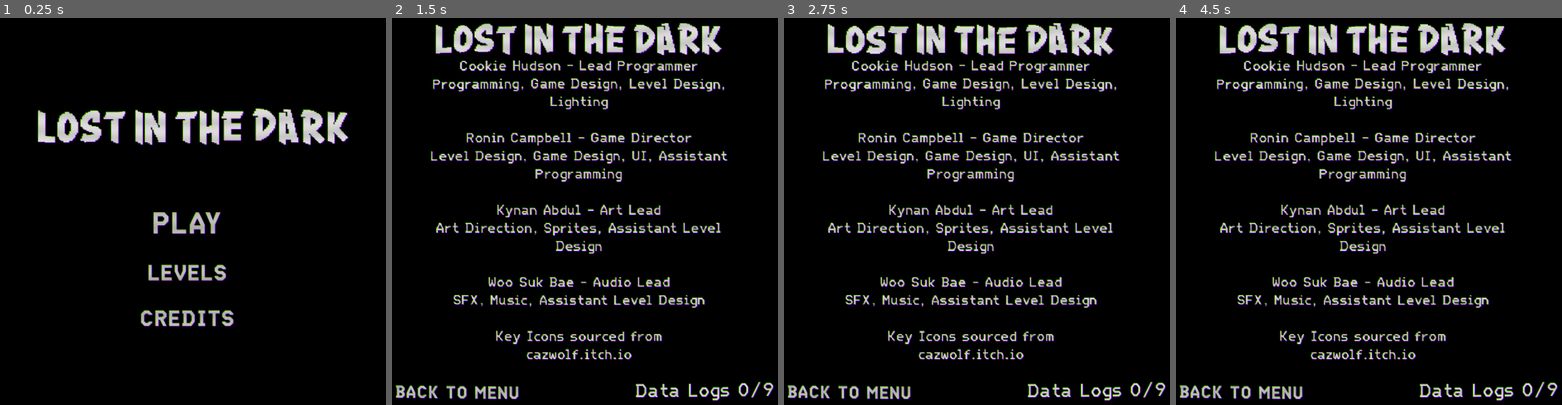
Above: before the commit, frames 1-4 (left to right).
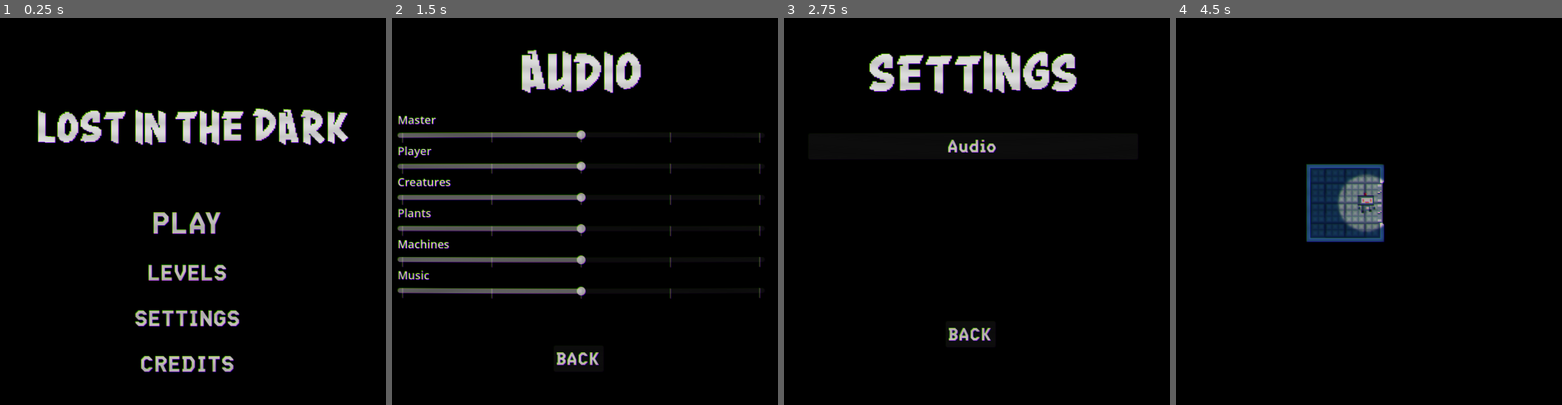
Above: after the commit, the same moments.

Repository: CookieCherith0969/GDM-Assignment-4
Game: Godot game, scene res://Scenes/Levels/StartMenu.tscn
Same seed, same stepped clock (60 frames per second), same inputs: the game is played once before the commit and once after it.
Inputs (mouse positions are in pixels of both pictures, inside the frame that each line leads up to):
- Up to frame 1 (0.25 s): no input
- Up to frame 2 (1.5 s): click (581, 319) at 0.5 s, where only the run after the commit has a clickable "SETTINGS"; click (581, 145) at 1.25 s, where only the run after the commit has a clickable "Audio"
- Up to frame 3 (2.75 s): click (969, 358) at 2 s, where only the run after the commit has a clickable "BACK"
- Up to frame 4 (4.5 s): click (1361, 335) at 2.75 s, where only the run after the commit has a clickable "BACK"; click (1365, 223) at 3.5 s, where only the run after the commit has a clickable "PLAY"; move the mouse to (1453, 184) at 4.27 s; hold D (Right) from 4.28 s (still down); hold E (Interact) from 4.28 s (still down)

The runs differ from the first frame. In frame 1, 1.6% of the frame differs, in the area x 34-63%, y 75-92%; in frame 2, 21%, in the area x 0-99%, y 1-100%; in frame 3, 17%; in frame 4, 17%.
Error after the commit: Invalid assignment of property or key 'value' with value of type 'float' on a base object of type 'null instance'. (res://Scripts/Audio.gd:18)

Commit message:
Audio Settings!!

Diff:
--- /dev/null
+++ b/Scenes/Levels/Audio.tscn
@@ -0,0 +1,128 @@
+[gd_scene load_steps=6 format=3 uid="uid://cacvlxuhh0wph"]
+
+[ext_resource type="Script" path="res://Scripts/Audio.gd" id="1_tsm72"]
+[ext_resource type="PackedScene" uid="uid://cptggopdncbwu" path="res://Scenes/crtOverlay.tscn" id="2_38c0f"]
+[ext_resource type="Material" uid="uid://bmer6jms7s2ag" path="res://Resources/TextBobbing.tres" id="3_rf53a"]
+[ext_resource type="FontFile" uid="uid://btve8ngv4mvnd" path="res://Art/Fonts/Crang.ttf" id="4_2778c"]
+[ext_resource type="FontFile" uid="uid://ceyy4deiq2wlb" path="res://Art/Fonts/' Mono Bold.ttf" id="5_4bua6"]
+
+[node name="Audio" type="Control"]
+layout_mode = 3
+anchors_preset = 15
+anchor_right = 1.0
+anchor_bottom = 1.0
+grow_horizontal = 2
+grow_vertical = 2
+script = ExtResource("1_tsm72")
+
+[node name="CanvasLayer" parent="." instance=ExtResource("2_38c0f")]
+
+[node name="Label" type="Label" parent="."]
+material = ExtResource("3_rf53a")
+layout_mode = 2
+offset_left = 80.0
+offset_top = 88.0
+offset_right = 573.0
+offset_bottom = 160.0
+size_flags_horizontal = 4
+theme_override_fonts/font = ExtResource("4_2778c")
+theme_override_font_sizes/font_size = 58
+text = "AUDIO"
+horizontal_alignment = 1
+
+[node name="VBoxContainer" type="VBoxContainer" parent="."]
+layout_mode = 1
+anchors_preset = 14
+anchor_top = 0.5
+anchor_right = 1.0
+anchor_bottom = 0.5
+offset_left = 30.0
+offset_top = -136.5
+offset_right = -30.0
+offset_bottom = 136.5
+grow_horizontal = 2
+grow_vertical = 2
+
+[node name="MasterLabel" type="Label" parent="VBoxContainer"]
+layout_mode = 2
+theme_override_font_sizes/font_size = 18
+text = "Master"
+
+[node name="MasterSlider" type="HSlider" parent="VBoxContainer"]
+layout_mode = 2
+value = 50.0
+tick_count = 5
+ticks_on_borders = true
+
+[node name="PlayerLabel" type="Label" parent="VBoxContainer"]
+layout_mode = 2
+theme_override_font_sizes/font_size = 18
+text = "Player"
+
+[node name="PlayerSlider" type="HSlider" parent="VBoxContainer"]
+layout_mode = 2
+value = 50.0
+tick_count = 5
+ticks_on_borders = true
+
+[node name="CreaturesLabel" type="Label" parent="VBoxContainer"]
+layout_mode = 2
+theme_override_font_sizes/font_size = 18
+text = "Creatures"
+
+[node name="CreaturesSlider" type="HSlider" parent="VBoxContainer"]
+layout_mode = 2
+value = 50.0
+tick_count = 5
+ticks_on_borders = true
+
+[node name="PlantsLabel" type="Label" parent="VBoxContainer"]
+layout_mode = 2
+theme_override_font_sizes/font_size = 18
+text = "Plants"
+
+[node name="PlantsSlider" type="HSlider" parent="VBoxContainer"]
+layout_mode = 2
+value = 50.0
+tick_count = 5
+ticks_on_borders = true
+
+[node name="MachinesLabel" type="Label" parent="VBoxContainer"]
+layout_mode = 2
+theme_override_font_sizes/font_size = 18
+text = "Machines"
+
+[node name="MachinesSlider" type="HSlider" parent="VBoxContainer"]
+layout_mode = 2
+value = 50.0
+tick_count = 5
+ticks_on_borders = true
+
+[node name="MusicLabel" type="Label" parent="VBoxContainer"]
+layout_mode = 2
+theme_override_font_sizes/font_size = 18
+text = "Music"
+
+[node name="MusicSlider" type="HSlider" parent="VBoxContainer"]
+layout_mode = 2
+value = 50.0
+tick_count = 5
+ticks_on_borders = true
+
+[node name="Back" type="Button" parent="."]
+layout_mode = 0
+offset_left = 280.0
+offset_top = 551.0
+offset_right = 360.0
+offset_bottom = 593.0
+theme_override_fonts/font = ExtResource("5_4bua6")
+theme_override_font_sizes/font_size = 28
+text = "BACK"
+
+[connection signal="value_changed" from="VBoxContainer/MasterSlider" to="." method="_on_master_slider_value_changed"]
+[connection signal="value_changed" from="VBoxContainer/PlayerSlider" to="." method="_on_player_slider_value_changed"]
+[connection signal="value_changed" from="VBoxContainer/CreaturesSlider" to="." method="_on_creatures_slider_value_changed"]
+[connection signal="value_changed" from="VBoxContainer/PlantsSlider" to="." method="_on_plants_slider_value_changed"]
+[connection signal="value_changed" from="VBoxContainer/MachinesSlider" to="." method="_on_machines_slider_value_changed"]
+[connection signal="value_changed" from="VBoxContainer/MusicSlider" to="." method="_on_music_slider_value_changed"]
+[connection signal="pressed" from="Back" to="." method="_on_back_pressed"]
--- /dev/null
+++ b/Scenes/Levels/Settings.tscn
@@ -0,0 +1,64 @@
+[gd_scene load_steps=6 format=3 uid="uid://blaohthi36wth"]
+
+[ext_resource type="Script" path="res://Scripts/Settings.gd" id="1_jca1i"]
+[ext_resource type="PackedScene" uid="uid://cptggopdncbwu" path="res://Scenes/crtOverlay.tscn" id="2_hjb1f"]
+[ext_resource type="Material" uid="uid://bmer6jms7s2ag" path="res://Resources/TextBobbing.tres" id="3_gyr8g"]
+[ext_resource type="FontFile" uid="uid://btve8ngv4mvnd" path="res://Art/Fonts/Crang.ttf" id="4_0g4t3"]
+[ext_resource type="FontFile" uid="uid://ceyy4deiq2wlb" path="res://Art/Fonts/' Mono Bold.ttf" id="5_r1c5b"]
+
+[node name="Setttings" type="Control"]
+layout_mode = 3
+anchors_preset = 15
+anchor_right = 1.0
+anchor_bottom = 1.0
+grow_horizontal = 2
+grow_vertical = 2
+script = ExtResource("1_jca1i")
+
+[node name="CanvasLayer" parent="." instance=ExtResource("2_hjb1f")]
+
+[node name="Label" type="Label" parent="."]
+material = ExtResource("3_gyr8g")
+layout_mode = 2
+offset_left = 80.0
+offset_top = 88.0
+offset_right = 573.0
+offset_bottom = 160.0
+size_flags_horizontal = 4
+theme_override_fonts/font = ExtResource("4_0g4t3")
+theme_override_font_sizes/font_size = 58
+text = "SETTINGS"
+horizontal_alignment = 1
+
+[node name="VBoxContainer" type="VBoxContainer" parent="."]
+layout_mode = 1
+anchors_preset = 14
+anchor_top = 0.5
+anchor_right = 1.0
+anchor_bottom = 0.5
+offset_left = 60.0
+offset_top = -113.0
+offset_right = -60.0
+offset_bottom = 113.0
+grow_horizontal = 2
+grow_vertical = 2
+
+[node name="AudioButton" type="Button" parent="VBoxContainer"]
+layout_mode = 2
+theme_override_fonts/font = ExtResource("5_r1c5b")
+theme_override_font_sizes/font_size = 28
+text = "Audio"
+icon_alignment = 1
+
+[node name="Back" type="Button" parent="."]
+layout_mode = 0
+offset_left = 280.0
+offset_top = 512.0
+offset_right = 360.0
+offset_bottom = 554.0
+theme_override_fonts/font = ExtResource("5_r1c5b")
+theme_override_font_sizes/font_size = 28
+text = "BACK"
+
+[connection signal="pressed" from="VBoxContainer/AudioButton" to="." method="_on_audio_button_pressed"]
+[connection signal="pressed" from="Back" to="." method="_on_back_pressed"]
--- a/Scenes/Levels/StartMenu.tscn
+++ b/Scenes/Levels/StartMenu.tscn
@@ -1,10 +1,9 @@
-[gd_scene load_steps=7 format=3 uid="uid://04y4bflc7pt2"]
+[gd_scene load_steps=6 format=3 uid="uid://04y4bflc7pt2"]
 
 [ext_resource type="Script" path="res://Scripts/MenuScript.gd" id="1_1lehp"]
 [ext_resource type="FontFile" uid="uid://btve8ngv4mvnd" path="res://Art/Fonts/Crang.ttf" id="2_t0hf1"]
 [ext_resource type="Material" uid="uid://bmer6jms7s2ag" path="res://Resources/TextBobbing.tres" id="2_yxmhk"]
 [ext_resource type="FontFile" uid="uid://ceyy4deiq2wlb" path="res://Art/Fonts/' Mono Bold.ttf" id="3_kagrh"]
-[ext_resource type="AudioStream" uid="uid://bq6ap3vewuhr7" path="res://audio/button.mp3" id="4_vn32c"]
 [ext_resource type="PackedScene" uid="uid://cptggopdncbwu" path="res://Scenes/crtOverlay.tscn" id="6_565s4"]
 
 [node name="StartMenu" type="Control"]
@@ -50,6 +49,13 @@
 text = "LEVELS"
 flat = true
 
+[node name="SettingsButton" type="Button" parent="VBoxContainer"]
+layout_mode = 2
+theme_override_fonts/font = ExtResource("3_kagrh")
+theme_override_font_sizes/font_size = 36
+text = "SETTINGS"
+flat = true
+
 [node name="CreditsButton" type="Button" parent="VBoxContainer"]
 layout_mode = 2
 theme_override_fonts/font = ExtResource("3_kagrh")
@@ -57,12 +63,9 @@
 text = "CREDITS"
 flat = true
 
-[node name="click" type="AudioStreamPlayer" parent="."]
-stream = ExtResource("4_vn32c")
-volume_db = -9.369
-
 [node name="CanvasLayer" parent="." instance=ExtResource("6_565s4")]
 
 [connection signal="pressed" from="VBoxContainer/PlayButton" to="." method="_on_play_button_pressed"]
 [connection signal="pressed" from="VBoxContainer/LevelButton" to="." method="_on_level_button_pressed"]
+[connection signal="pressed" from="VBoxContainer/SettingsButton" to="." method="_on_settings_button_pressed"]
 [connection signal="pressed" from="VBoxContainer/CreditsButton" to="." method="_on_credits_button_pressed"]
--- a/Scenes/Levels/VentLevel.tscn
+++ b/Scenes/Levels/VentLevel.tscn
@@ -36,7 +36,7 @@
 position = Vector2(-4, -144)
 
 [node name="Hive2" parent="Enemies" instance=ExtResource("4_66j64")]
-position = Vector2(-64, -225)
+position = Vector2(-62, -220)
 
 [node name="Hive3" parent="Enemies" instance=ExtResource("4_66j64")]
 position = Vector2(-80, -256)
--- a/Scenes/ceiling_light.tscn
+++ b/Scenes/ceiling_light.tscn
@@ -26,10 +26,12 @@
 
 [node name="LightOff" type="AudioStreamPlayer2D" parent="."]
 stream = ExtResource("5_rrvic")
+volume_db = 3.0
 bus = &"Machines"
 
 [node name="LightOn" type="AudioStreamPlayer2D" parent="."]
 stream = ExtResource("6_nel3q")
+volume_db = 3.0
 bus = &"Machines"
 
 [connection signal="target_entered" from="LightArea" to="." method="_on_light_area_target_entered"]
--- a/Scenes/elevator.tscn
+++ b/Scenes/elevator.tscn
@@ -61,13 +61,13 @@
 
 [node name="Close" type="AudioStreamPlayer" parent="."]
 stream = ExtResource("3_wrmqw")
-volume_db = -8.0
+volume_db = 3.0
 pitch_scale = 0.7
 bus = &"Machines"
 
 [node name="Open" type="AudioStreamPlayer" parent="."]
 stream = ExtResource("3_wrmqw")
-volume_db = -8.0
+volume_db = 3.0
 pitch_scale = 1.2
 bus = &"Machines"
 
@@ -82,6 +82,7 @@
 
 [node name="Hum" type="AudioStreamPlayer" parent="."]
 stream = ExtResource("5_xq0jk")
+volume_db = 5.0
 bus = &"Machines"
 
 [connection signal="body_entered" from="." to="." method="_on_body_entered"]
--- a/Scenes/enemy.tscn
+++ b/Scenes/enemy.tscn
@@ -115,9 +115,9 @@
 
 [node name="buzzing" type="AudioStreamPlayer2D" parent="."]
 stream = ExtResource("9_xwuan")
-volume_db = -30.0
+volume_db = -10.0
 pitch_scale = 0.58
-attenuation = 11.7127
+attenuation = 5.85634
 bus = &"Creatures"
 
 [connection signal="target_entered" from="DetectionArea" to="." method="_on_detection_area_target_entered"]
--- a/Scenes/fake_enemy.tscn
+++ b/Scenes/fake_enemy.tscn
@@ -88,7 +88,7 @@
 
 [node name="buzzing" type="AudioStreamPlayer2D" parent="."]
 stream = ExtResource("7_0j0ig")
-volume_db = -30.0
+volume_db = -10.0
 pitch_scale = 0.58
 autoplay = true
 attenuation = 11.7127
--- a/Scenes/gateBlock.tscn
+++ b/Scenes/gateBlock.tscn
@@ -22,13 +22,13 @@
 shape = SubResource("RectangleShape2D_2svja")
 
 [node name="Sprite" type="Sprite2D" parent="."]
-texture = SubResource("AtlasTexture_pg5vj")
+texture = SubResource("AtlasTexture_vr8ss")
 
 [node name="LightOccluder2D" type="LightOccluder2D" parent="."]
 occluder = SubResource("OccluderPolygon2D_jlmre")
 
 [node name="PlantSound" type="AudioStreamPlayer2D" parent="."]
 stream = ExtResource("3_m5a0n")
-volume_db = -21.79
+volume_db = -5.0
 pitch_scale = 0.7
 bus = &"Plants"
--- a/Scenes/gui_manager.tscn
+++ b/Scenes/gui_manager.tscn
@@ -16,4 +16,5 @@
 
 [node name="paperSound" type="AudioStreamPlayer" parent="."]
 stream = ExtResource("3_cfglw")
+volume_db = 3.0
 bus = &"Player"
--- a/Scenes/inverted_light.tscn
+++ b/Scenes/inverted_light.tscn
@@ -25,12 +25,12 @@
 
 [node name="LightOff" type="AudioStreamPlayer2D" parent="."]
 stream = ExtResource("5_trohi")
-volume_db = -5.0
+volume_db = 3.0
 bus = &"Machines"
 
 [node name="LightOn" type="AudioStreamPlayer2D" parent="."]
 stream = ExtResource("6_3e8vl")
-volume_db = -5.0
+volume_db = 3.0
 bus = &"Machines"
 
 [connection signal="target_entered" from="LightArea" to="." method="_on_light_area_target_entered"]
--- a/Scenes/inverted_power_gate.tscn
+++ b/Scenes/inverted_power_gate.tscn
@@ -34,11 +34,9 @@
 
 [node name="gateOpen" type="AudioStreamPlayer2D" parent="."]
 stream = ExtResource("3_ytewj")
-volume_db = -20.0
 pitch_scale = 1.39
 bus = &"Machines"
 
 [node name="gateClose" type="AudioStreamPlayer2D" parent="."]
 stream = ExtResource("4_prx6s")
-volume_db = -20.0
 bus = &"Machines"
--- a/Scenes/lampPlant.tscn
+++ b/Scenes/lampPlant.tscn
@@ -79,6 +79,7 @@
 
 [node name="PlantLight" type="AudioStreamPlayer" parent="."]
 stream = ExtResource("5_xrhj8")
+volume_db = 10.0
 bus = &"Plants"
 
 [connection signal="body_entered" from="DetectionArea" to="." method="_on_detection_area_body_entered"]
--- a/Scenes/perma_plate.tscn
+++ b/Scenes/perma_plate.tscn
@@ -41,7 +41,6 @@
 
 [node name="ButtonDown" type="AudioStreamPlayer" parent="."]
 stream = ExtResource("4_l3jh2")
-volume_db = -6.0
 pitch_scale = 0.5
 bus = &"Machines"
 
--- a/Scenes/player.tscn
+++ b/Scenes/player.tscn
@@ -78,17 +78,19 @@
 
 [node name="LightOn" type="AudioStreamPlayer" parent="."]
 stream = ExtResource("7_ygosa")
+volume_db = 3.0
 pitch_scale = 1.1
 bus = &"Player"
 
 [node name="LightOff" type="AudioStreamPlayer" parent="."]
 stream = ExtResource("8_haiom")
+volume_db = 3.0
 pitch_scale = 1.1
 bus = &"Player"
 
 [node name="Walking" type="AudioStreamPlayer" parent="."]
 stream = ExtResource("8_y4dbu")
-volume_db = -14.0
+volume_db = -7.0
 bus = &"Player"
 
 [node name="Timer" type="Timer" parent="."]
--- a/Scenes/power_gate.tscn
+++ b/Scenes/power_gate.tscn
@@ -31,11 +31,9 @@
 
 [node name="gateOpen" type="AudioStreamPlayer2D" parent="."]
 stream = ExtResource("3_w6yjc")
-volume_db = -20.0
 pitch_scale = 1.39
 bus = &"Machines"
 
 [node name="gateClose" type="AudioStreamPlayer2D" parent="."]
 stream = ExtResource("4_qsebo")
-volume_db = -20.0
 bus = &"Machines"
--- a/Scenes/pressure_plate.tscn
+++ b/Scenes/pressure_plate.tscn
@@ -42,13 +42,11 @@
 
 [node name="ButtonDown" type="AudioStreamPlayer" parent="."]
 stream = ExtResource("4_3f5sj")
-volume_db = -6.0
 pitch_scale = 0.5
 bus = &"Machines"
 
 [node name="ButtonUp" type="AudioStreamPlayer" parent="."]
 stream = ExtResource("5_x7wf1")
-volume_db = -6.0
 pitch_scale = 0.5
 bus = &"Machines"
 
--- a/Scenes/sound_manager.tscn
+++ b/Scenes/sound_manager.tscn
@@ -12,10 +12,10 @@
 
 [node name="BGM" type="AudioStreamPlayer" parent="."]
 stream = ExtResource("2_p58df")
-volume_db = -15.0
+volume_db = -2.0
 pitch_scale = 0.75
 autoplay = true
-bus = &"Ambience"
+bus = &"Music"
 
 [node name="Death" type="AudioStreamPlayer" parent="."]
 stream = ExtResource("3_tgffc")
@@ -25,14 +25,16 @@
 
 [node name="Ambient" type="AudioStreamPlayer" parent="."]
 stream = ExtResource("4_c7vp5")
-volume_db = -7.5
+volume_db = 8.0
 autoplay = true
-bus = &"Ambience"
+bus = &"Music"
 
 [node name="menuButton" type="AudioStreamPlayer" parent="."]
 stream = ExtResource("5_krqdj")
+volume_db = 1.0
 bus = &"Player"
 
 [node name="pickup" type="AudioStreamPlayer" parent="."]
 stream = ExtResource("6_4bpmj")
+volume_db = -1.0
 bus = &"Player"
--- a/Scenes/vent.tscn
+++ b/Scenes/vent.tscn
@@ -35,7 +35,8 @@
 
 [node name="vent" type="AudioStreamPlayer" parent="."]
 stream = ExtResource("4_3fwbf")
-volume_db = 15.0
+volume_db = 20.0
+bus = &"Player"
 
 [connection signal="body_entered" from="." to="." method="_on_body_entered"]
 [connection signal="body_exited" from="." to="." method="_on_body_exited"]
--- /dev/null
+++ b/Scripts/Audio.gd
@@ -0,0 +1,42 @@
+extends Control
+
+@onready
+var sliders = [
+	$VBoxContainer/MasterSlider,
+	$VBoxContainer/PlayerSlider,
+	null,
+	$VBoxContainer/CreaturesSlider,
+	$VBoxContainer/PlantsSlider,
+	$VBoxContainer/MachinesSlider,
+	$VBoxContainer/AmbienceSlider
+]
+
+func _ready():
+	for i in range(7):
+		if(i==2):
+			continue
+		sliders[i].value = db_to_linear(AudioServer.get_bus_volume_db(i))*100
+
+func _on_back_pressed():
+	SaveManager.save_settings()
+	SoundManager.menu_button()
+	LevelManager.load_level("Settings",false)
+
+
+func _on_master_slider_value_changed(value):
+	AudioServer.set_bus_volume_db(0, linear_to_db(value/100))
+
+func _on_player_slider_value_changed(value):
+	AudioServer.set_bus_volume_db(1, linear_to_db(value/100))
+
+func _on_creatures_slider_value_changed(value):
+	AudioServer.set_bus_volume_db(3, linear_to_db(value/100))
+
+func _on_plants_slider_value_changed(value):
+	AudioServer.set_bus_volume_db(4, linear_to_db(value/100))
+
+func _on_machines_slider_value_changed(value):
+	AudioServer.set_bus_volume_db(5, linear_to_db(value/100))
+
+func _on_music_slider_value_changed(value):
+	AudioServer.set_bus_volume_db(6, linear_to_db(value/100))
--- a/Scripts/Autoloads/level_manager.gd
+++ b/Scripts/Autoloads/level_manager.gd
@@ -9,6 +9,8 @@
 var levels : Dictionary = {
 	"StartMenu": preload("res://Scenes/Levels/StartMenu.tscn"),
 	"LevelSelect": preload("res://Scenes/Levels/LevelSelect.tscn"),
+	"Settings": preload("res://Scenes/Levels/Settings.tscn"),
+	"Audio": preload("res://Scenes/Levels/Audio.tscn"),
 	"Credits": preload("res://Scenes/Levels/Credits.tscn"),
 	"TransitionElevator": preload("res://Scenes/Levels/TransitionElevator.tscn"),
 	"Tutorial": preload("res://Scenes/Levels/Tutorial.tscn"),
--- /dev/null
+++ b/Scripts/Autoloads/save_manager.gd
@@ -0,0 +1,23 @@
+extends Node
+
+var save_path = "user://settings"
+
+
+
+# Called when the node enters the scene tree for the first time.
+func _ready():
+	if FileAccess.file_exists(save_path):
+		var file = FileAccess.open(save_path, FileAccess.READ)
+		for i in range(7):
+			AudioServer.set_bus_volume_db(i, file.get_float())
+		file.close()
+	else:
+		for i in range(7):
+			AudioServer.set_bus_volume_db(i, linear_to_db(0.5))
+	AudioServer.set_bus_volume_db(2,0)
+
+func save_settings():
+	var file = FileAccess.open(save_path, FileAccess.WRITE)
+	for i in range(7):
+		file.store_float(AudioServer.get_bus_volume_db(i))
+	file.close()
--- a/Scripts/MenuScript.gd
+++ b/Scripts/MenuScript.gd
@@ -1,5 +1,4 @@
 extends Control
-@onready var click = $click
 
 
 func _on_credits_button_pressed():
@@ -13,3 +12,7 @@
 func _on_level_button_pressed():
 	SoundManager.menu_button()
 	LevelManager.load_level("LevelSelect", false)
+
+func _on_settings_button_pressed():
+	SoundManager.menu_button()
+	LevelManager.load_level("Settings", false)
--- a/Scripts/PressurePlate.gd
+++ b/Scripts/PressurePlate.gd
@@ -13,6 +13,8 @@
 var button_up = $ButtonUp
 
 var stick_timer = 0
+
+var down = false
 
 # Called when the node enters the scene tree for the first time.
 func _ready():
@@ -32,11 +34,17 @@
 	stick_timer = stick_time
 
 func set_down():
+	button_down.play()
+	if down:
+		return
+	down = true
 	sprite.play("Down")
-	button_down.play()
 	PowerManager.increase_power(id)
 
 func set_up():
+	if !down:
+		return
+	down = false
 	sprite.play("Up")
 	button_up.play()
 	PowerManager.decrease_power(id)
--- /dev/null
+++ b/Scripts/Settings.gd
@@ -0,0 +1,9 @@
+extends Control
+
+func _on_audio_button_pressed():
+	SoundManager.menu_button()
+	LevelManager.load_level("Audio",false)
+
+func _on_back_pressed():
+	SoundManager.menu_button()
+	LevelManager.load_level("StartMenu",false)
--- a/Scripts/enemy.gd
+++ b/Scripts/enemy.gd
@@ -67,9 +67,9 @@
 		if shuffle_timer > current_shuffle_frequency:
 			shuffle_timer -= current_shuffle_frequency
 			current_shuffle_frequency = randfn(shuffle_frequency, 0.5)
-			nav_agent.target_position = home_hive.global_position + Vector2.from_angle(randf_range(0,2*PI))*randfn(13,5)
+			nav_agent.target_position = home_hive.global_position + Vector2.from_angle(randf_range(0,2*PI))*randfn(9,5)
 			while !nav_agent.is_target_reachable():
-				nav_agent.target_position = home_hive.global_position + Vector2.from_angle(randf_range(0,2*PI))*randfn(13,5)
+				nav_agent.target_position = home_hive.global_position + Vector2.from_angle(randf_range(0,2*PI))*randfn(9,5)
 
 	if nav_agent.is_navigation_finished():
 		if home_hive and nav_agent.target_position == home_hive.global_position:
--- a/default_bus_layout.tres
+++ b/default_bus_layout.tres
@@ -31,9 +31,9 @@
 bus/5/bypass_fx = false
 bus/5/volume_db = 0.0
 bus/5/send = &"Mutable"
-bus/6/name = &"Ambience"
+bus/6/name = &"Music"
 bus/6/solo = false
 bus/6/mute = false
 bus/6/bypass_fx = false
 bus/6/volume_db = 0.0
-bus/6/send = &"Mutable"
+bus/6/send = &"Master"
--- a/project.godot
+++ b/project.godot
@@ -22,6 +22,7 @@
 SoundManager="*res://Scenes/sound_manager.tscn"
 PlayerManager="*res://Scripts/Autoloads/player_manager.gd"
 GuiManager="*res://Scenes/gui_manager.tscn"
+SaveManager="*res://Scripts/Autoloads/save_manager.gd"
 
 [display]
 
Not shown: 1 places in Scenes/gateBlock.tscn that only renumber resources
